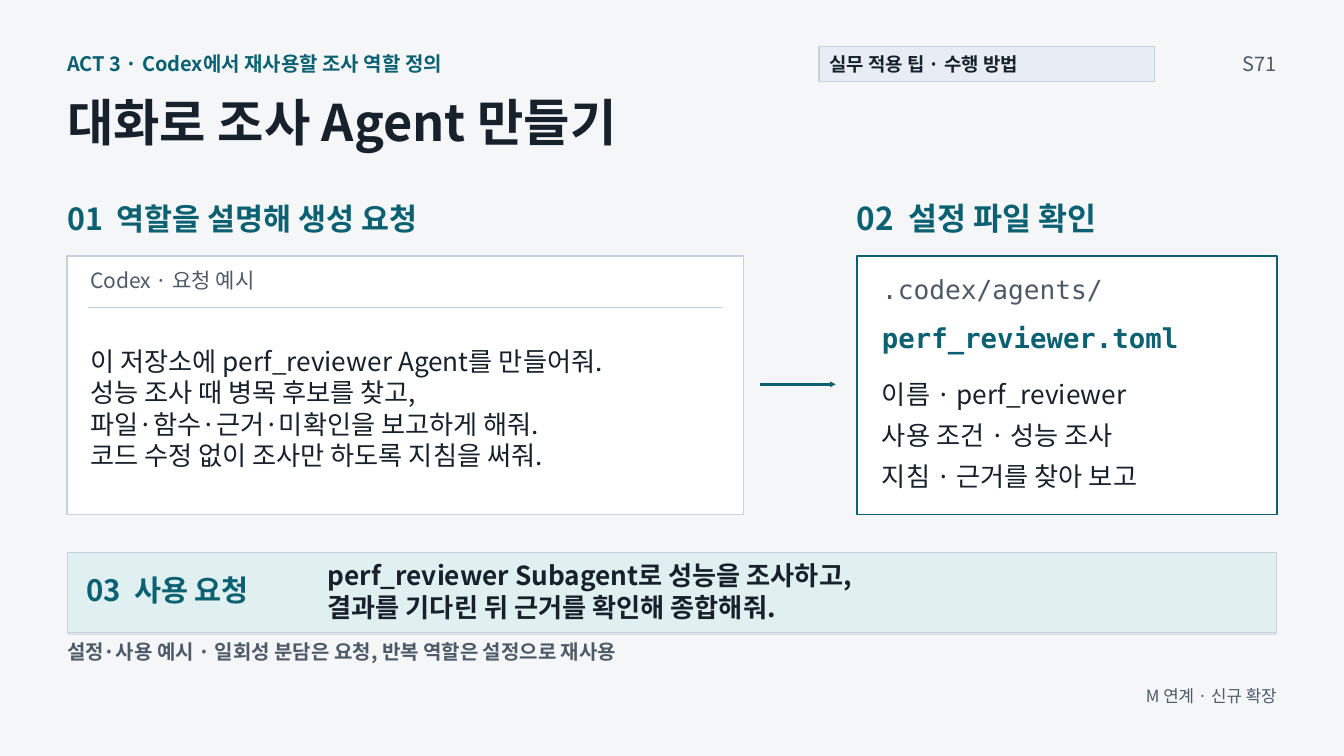
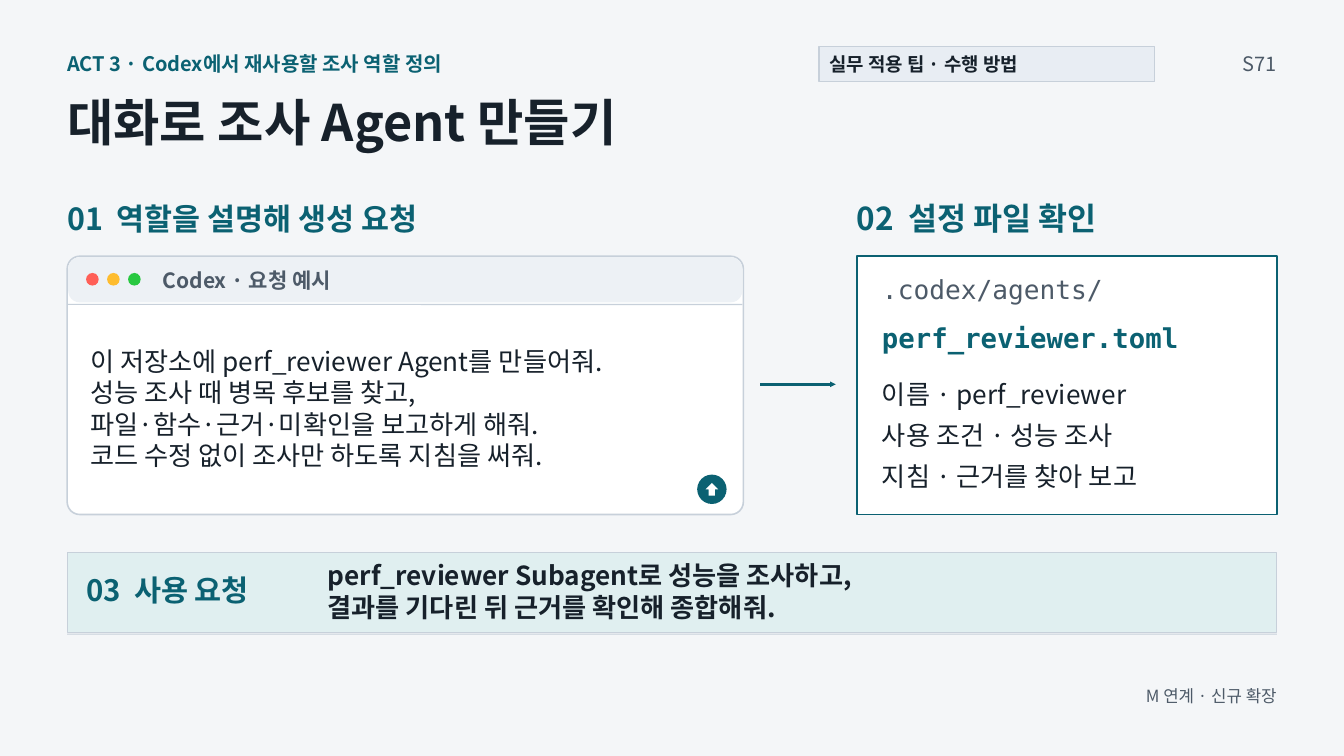
Before and after one commit to GideokKim/ai-dev-training, a slide deck: slide 12 of production/ACT_3.pptx. Drawn at 1344x756 pixels with LibreOffice and Linux fonts; fonts in the diff are those of the drawing. Boxes give left, top, right and bottom in pixels: in the first picture for what was removed or moved away, otherwise in the second. Text is boxed around its words. In the diff, an @@ line names an element or a change of style, - is before the commit and + after.

```diff
--- a/production/ACT_3.pptx
+++ b/production/ACT_3.pptx
@@ rounded rectangle at (x1=68, y1=256, x2=744, y2=514): rectangle to rounded rectangle @@
@@ rounded rectangle added at (x1=69, y1=257, x2=743, y2=302), fill #EDF1F5 @@
@@ text "Codex · 요청 예시" moved from (x1=90, y1=270, x2=255, y2=290) to (x1=163, y1=270, x2=331, y2=290) @@
@@ text "Codex · 요청 예시" at (x1=163, y1=270, x2=331, y2=290): bold on @@
@@ ellipse added at (x1=86, y1=273, x2=98, y2=285), fill #FF5F57 @@
@@ ellipse added at (x1=107, y1=273, x2=119, y2=285), fill #FEBC2E @@
@@ ellipse added at (x1=128, y1=273, x2=140, y2=285), fill #28C840 @@
@@ line moved from (89, 308) - (723, 308) to (69, 304) - (742, 304) @@
@@ ellipse added at (x1=698, y1=475, x2=727, y2=504), fill #0B6172 @@
@@ up arrow added at (x1=706, y1=483, x2=718, y2=495), fill #FFFFFF @@
@@ text removed at (x1=67, y1=642, x2=616, y2=663) @@
-설정·사용 예시 · 일회성 분담은 요청, 반복 역할은 설정으로 재사용
```
Also in this commit, not shown: 1 other slide changed, 21 other files.
